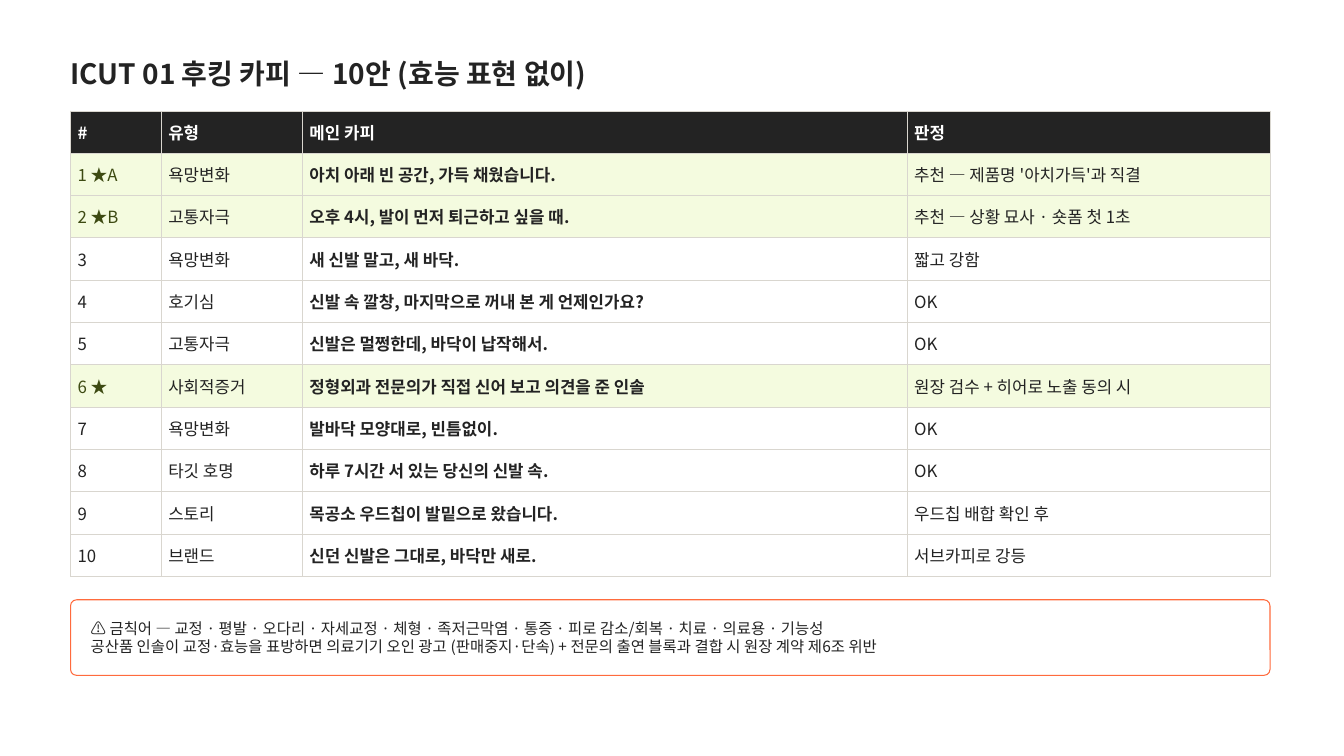
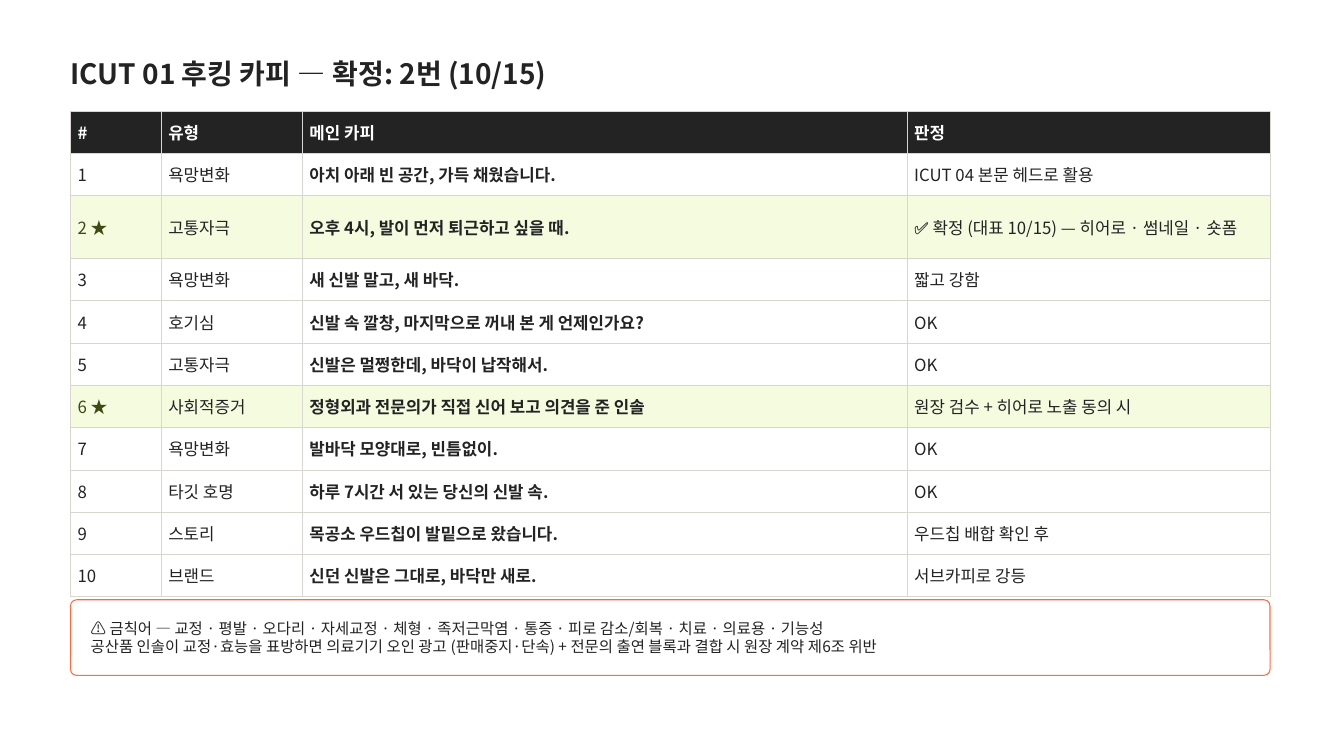
Before and after one commit to ydcompany89/harness-system, a slide deck: slide 3 of launch/rs/design/detail-handoff/rs-insole-detail-v1.pptx. Drawn at 1344x756 pixels with LibreOffice and Linux fonts; fonts in the diff are those of the drawing. Boxes give left, top, right and bottom in pixels: in the first picture for what was removed or moved away, otherwise in the second. Text is boxed around its words. In the diff, an @@ line names an element or a change of style, - is before the commit and + after.

```diff
--- a/launch/rs/design/detail-handoff/rs-insole-detail-v1.pptx
+++ b/launch/rs/design/detail-handoff/rs-insole-detail-v1.pptx
@@ text at [71, 60, 546, 90]: text changed @@
-ICUT 01 후킹 카피 — 10안 (효능 표현 없이)
+ICUT 01 후킹 카피 — 확정: 2번 (10/15)
@@ table at [71, 111, 1270, 590] @@
-row 2, column 1: 1 ★A
+row 2, column 1: 1
-row 2, column 4: 추천 — 제품명 '아치가득'과 직결
+row 2, column 4: ICUT 04 본문 헤드로 활용
-row 3, column 1: 2 ★B
+row 3, column 1: 2 ★
-row 3, column 4: 추천 — 상황 묘사 · 숏폼 첫 1초
+row 3, column 4: ✅ 확정 (대표 10/15) — 히어로 · 썸네일 · 숏폼
@@ fill #F4FBDF to #FFFFFF in row 2 @@
```
Also in this commit, not shown: 5 other slides changed, 4 other files.
